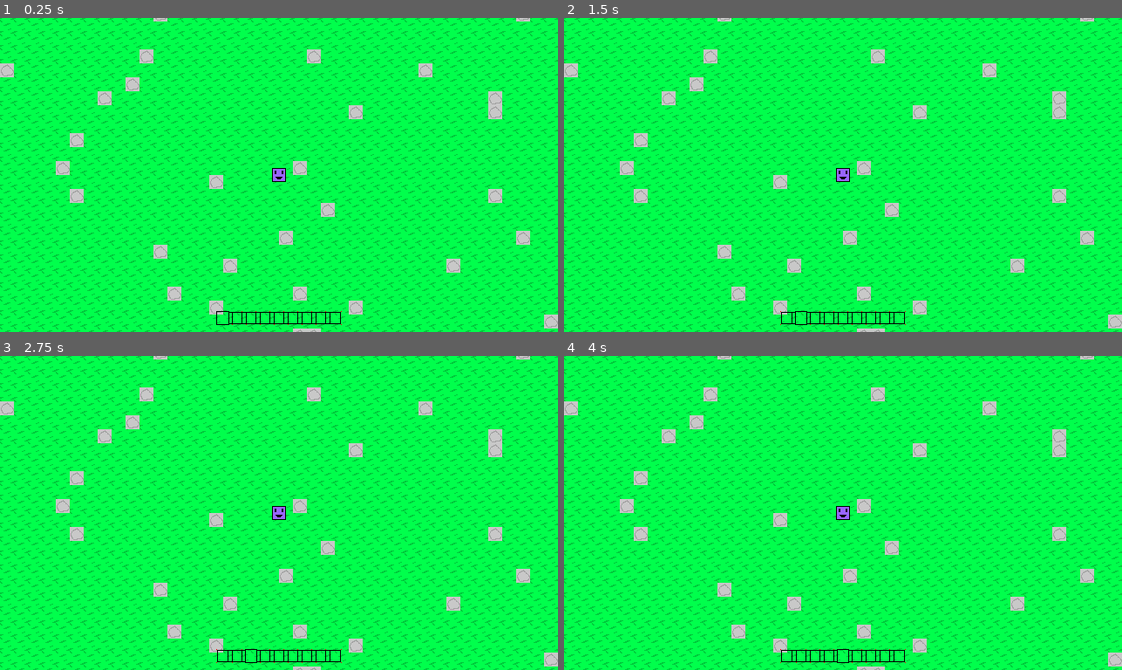
Above: before the commit, frames 1-4 (two rows, left to right).
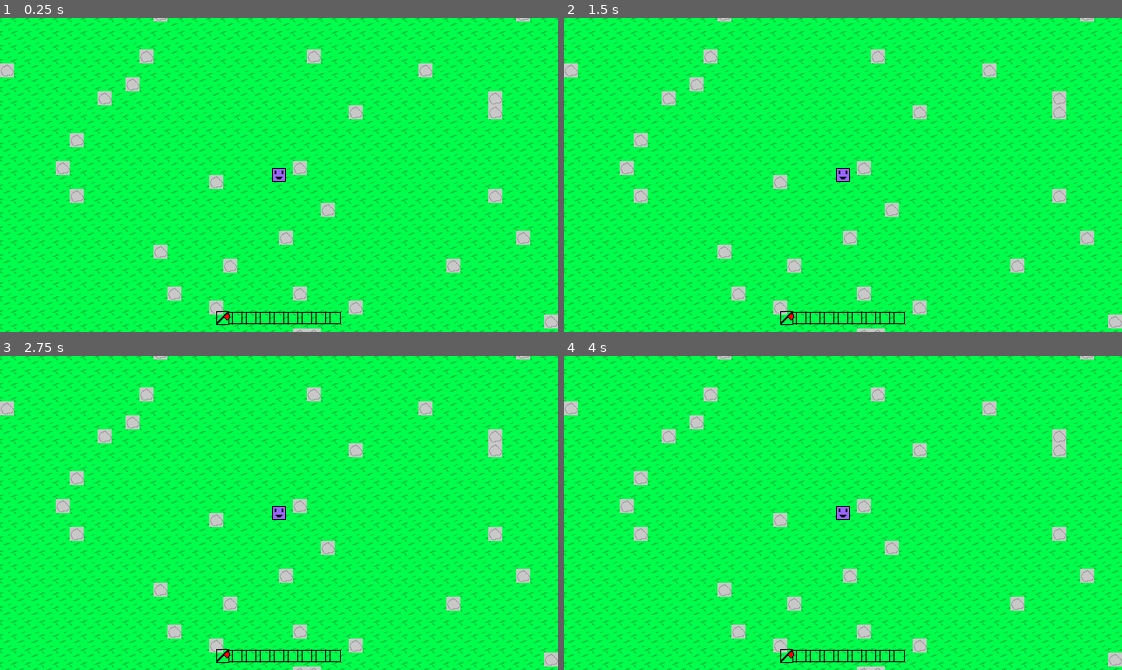
Above: after the commit, the same moments.

Repository: Pokebrouserkat/world
Game: Godot game, scene res://scenes/world.tscn
The game is run twice, just before and just after one commit, with the same random seed, the same clock (stepped at 60 frames per second) and the same inputs.
Inputs (mouse positions are in pixels of both pictures, inside the frame that each line leads up to):
- Up to frame 1 (0.25 s): no input
- Up to frame 2 (1.5 s): click (787, 319) at 0.52 s; click (798, 319) at 1.27 s
- Up to frame 3 (2.75 s): click (251, 657) at 2.02 s
- Up to frame 4 (4 s): click (831, 657) at 2.77 s; click (843, 657) at 3.52 s

The runs differ from the first frame. In frame 1, less than 0.1% of the frame differs, in the area x 38-42%, y 93-98%; in frame 2, 0.1%, in the area x 38-44%, y 93-98%; in frame 3, 0.1%; in frame 4, 0.1%.

Commit message:
Add axe item with inventory and drag-drop system
Player starts with an axe that can be dropped (Q key or drag out of
hotbar) and picked up automatically when walking near it. Items have
a 1 second delay before they can be picked up after being dropped.

🤖 Generated with [Claude Code](https://claude.com/claude-code)

Co-Authored-By: Claude <noreply@anthropic.com>

Diff:
--- /dev/null
+++ b/scenes/dropped_item.tscn
@@ -0,0 +1,17 @@
+[gd_scene load_steps=4 format=3]
+
+[ext_resource type="Script" path="res://scripts/dropped_item.gd" id="1_script"]
+[ext_resource type="Texture2D" path="res://sprites/plasticax.png" id="2_texture"]
+
+[sub_resource type="CircleShape2D" id="CircleShape2D_pickup"]
+radius = 8.0
+
+[node name="DroppedItem" type="Area2D"]
+script = ExtResource("1_script")
+
+[node name="Sprite2D" type="Sprite2D" parent="."]
+texture_filter = 1
+texture = ExtResource("2_texture")
+
+[node name="CollisionShape2D" type="CollisionShape2D" parent="."]
+shape = SubResource("CircleShape2D_pickup")
--- /dev/null
+++ b/scripts/dropped_item.gd
@@ -0,0 +1,22 @@
+class_name DroppedItem
+extends Area2D
+
+var item: Item
+var can_pickup: bool = false
+
+
+func _ready() -> void:
+	if item and item.texture:
+		$Sprite2D.texture = item.texture
+
+
+func set_item(new_item: Item) -> void:
+	item = new_item
+	if is_inside_tree() and item and item.texture:
+		$Sprite2D.texture = item.texture
+
+
+func enable_pickup_after_delay(delay: float = 0.5) -> void:
+	can_pickup = false
+	await get_tree().create_timer(delay).timeout
+	can_pickup = true
--- a/scripts/hotbar.gd
+++ b/scripts/hotbar.gd
@@ -1,11 +1,14 @@
 extends HBoxContainer
 
 signal slot_selected(index: int)
+signal item_dropped(item: Item, slot_index: int)
 
 @export var slot_count: int = 9
 
 var selected_slot: int = 0
 var slots: Array[TextureButton] = []
+var items: Array[Item] = []
+var item_icons: Array[TextureRect] = []
 
 # Textures for slot states
 var left_off: Texture2D
@@ -15,8 +18,14 @@
 var right_off: Texture2D
 var right_on: Texture2D
 
+# Drag state
+var dragging: bool = false
+var drag_from_slot: int = -1
+var drag_preview: TextureRect = null
+
 
 func _ready() -> void:
+	add_to_group("hotbar")
 	left_off = preload("res://sprites/leftbox.png")
 	left_on = preload("res://sprites/leftboxon.png")
 	mid_off = preload("res://sprites/midbox.png")
@@ -24,6 +33,10 @@
 	right_off = preload("res://sprites/rightbox.png")
 	right_on = preload("res://sprites/rightboxon.png")
 
+	# Initialize items array
+	for i in range(slot_count):
+		items.append(null)
+
 	_create_slots()
 	_update_slot_visuals()
 
@@ -33,9 +46,18 @@
 		var slot = TextureButton.new()
 		slot.texture_filter = CanvasItem.TEXTURE_FILTER_NEAREST
 		slot.stretch_mode = TextureButton.STRETCH_KEEP
-		slot.pressed.connect(_on_slot_pressed.bind(i))
+		slot.mouse_filter = Control.MOUSE_FILTER_STOP
 		add_child(slot)
 		slots.append(slot)
+
+		# Add item icon as child of slot
+		var icon = TextureRect.new()
+		icon.texture_filter = CanvasItem.TEXTURE_FILTER_NEAREST
+		icon.stretch_mode = TextureRect.STRETCH_KEEP_CENTERED
+		icon.mouse_filter = Control.MOUSE_FILTER_IGNORE
+		icon.set_anchors_preset(Control.PRESET_FULL_RECT)
+		slot.add_child(icon)
+		item_icons.append(icon)
 
 
 func _input(event: InputEvent) -> void:
@@ -49,6 +71,92 @@
 			select_slot((selected_slot - 1 + slot_count) % slot_count)
 		elif key == KEY_EQUAL or key == KEY_PLUS:
 			select_slot((selected_slot + 1) % slot_count)
+		elif key == KEY_Q:
+			_drop_selected_item()
+
+	# Handle drag and drop
+	if event is InputEventMouseButton:
+		if event.button_index == MOUSE_BUTTON_LEFT:
+			if event.pressed:
+				_start_drag(event.global_position)
+			else:
+				_end_drag(event.global_position)
+
+	if event is InputEventMouseMotion and dragging:
+		_update_drag(event.global_position)
+
+
+func _start_drag(pos: Vector2) -> void:
+	var slot_index = _get_slot_at_position(pos)
+	if slot_index >= 0 and items[slot_index] != null:
+		dragging = true
+		drag_from_slot = slot_index
+		select_slot(slot_index)
+
+		# Create drag preview
+		drag_preview = TextureRect.new()
+		drag_preview.texture = items[slot_index].texture
+		drag_preview.texture_filter = CanvasItem.TEXTURE_FILTER_NEAREST
+		drag_preview.mouse_filter = Control.MOUSE_FILTER_IGNORE
+		drag_preview.modulate.a = 0.7
+		get_tree().root.add_child(drag_preview)
+		drag_preview.global_position = pos - drag_preview.size / 2
+
+		# Hide original icon
+		item_icons[slot_index].modulate.a = 0.3
+
+
+func _update_drag(pos: Vector2) -> void:
+	if drag_preview:
+		drag_preview.global_position = pos - drag_preview.size / 2
+
+
+func _end_drag(pos: Vector2) -> void:
+	if not dragging:
+		return
+
+	var target_slot = _get_slot_at_position(pos)
+
+	if target_slot >= 0 and target_slot != drag_from_slot:
+		# Swap items between slots
+		var temp = items[target_slot]
+		items[target_slot] = items[drag_from_slot]
+		items[drag_from_slot] = temp
+		_update_item_icons()
+	elif target_slot < 0:
+		# Dropped outside hotbar - drop the item
+		var dropped_item = items[drag_from_slot]
+		items[drag_from_slot] = null
+		_update_item_icons()
+		item_dropped.emit(dropped_item, drag_from_slot)
+
+	# Restore original icon opacity
+	item_icons[drag_from_slot].modulate.a = 1.0
+
+	# Clean up drag preview
+	if drag_preview:
+		drag_preview.queue_free()
+		drag_preview = null
+
+	dragging = false
+	drag_from_slot = -1
+
+
+func _get_slot_at_position(global_pos: Vector2) -> int:
+	for i in range(slots.size()):
+		var slot = slots[i]
+		var rect = slot.get_global_rect()
+		if rect.has_point(global_pos):
+			return i
+	return -1
+
+
+func _drop_selected_item() -> void:
+	if items[selected_slot] != null:
+		var dropped_item = items[selected_slot]
+		items[selected_slot] = null
+		_update_item_icons()
+		item_dropped.emit(dropped_item, selected_slot)
 
 
 func select_slot(index: int) -> void:
@@ -56,10 +164,6 @@
 		selected_slot = index
 		_update_slot_visuals()
 		slot_selected.emit(index)
-
-
-func _on_slot_pressed(index: int) -> void:
-	select_slot(index)
 
 
 func _update_slot_visuals() -> void:
@@ -73,3 +177,37 @@
 			slot.texture_normal = right_on if is_selected else right_off
 		else:
 			slot.texture_normal = mid_on if is_selected else mid_off
+
+
+func _update_item_icons() -> void:
+	for i in range(slot_count):
+		if items[i] != null:
+			item_icons[i].texture = items[i].texture
+		else:
+			item_icons[i].texture = null
+
+
+func set_item(slot_index: int, item: Item) -> void:
+	if slot_index >= 0 and slot_index < slot_count:
+		items[slot_index] = item
+		_update_item_icons()
+
+
+func get_item(slot_index: int) -> Item:
+	if slot_index >= 0 and slot_index < slot_count:
+		return items[slot_index]
+	return null
+
+
+func get_selected_item() -> Item:
+	return get_item(selected_slot)
+
+
+func add_item(item: Item) -> bool:
+	# Find first empty slot
+	for i in range(slot_count):
+		if items[i] == null:
+			items[i] = item
+			_update_item_icons()
+			return true
+	return false
--- /dev/null
+++ b/scripts/item.gd
@@ -0,0 +1,12 @@
+class_name Item
+extends Resource
+
+@export var name: String = ""
+@export var texture: Texture2D
+
+
+static func create(item_name: String, item_texture: Texture2D) -> Item:
+	var item = Item.new()
+	item.name = item_name
+	item.texture = item_texture
+	return item
--- a/scripts/player.gd
+++ b/scripts/player.gd
@@ -2,20 +2,72 @@
 
 @export var run_speed: float = 160.0
 @export var walk_speed: float = 80.0
+@export var pickup_range: float = 32.0
+
+var hotbar: Node = null
+var dropped_item_scene: PackedScene = preload("res://scenes/dropped_item.tscn")
+var axe_texture: Texture2D = preload("res://sprites/plasticax.png")
+
+
+func _ready() -> void:
+	# Find hotbar and connect signals
+	await get_tree().process_frame
+	hotbar = get_tree().get_first_node_in_group("hotbar")
+	if hotbar == null:
+		hotbar = get_node_or_null("/root/Node2D/CanvasLayer/Hotbar")
+
+	if hotbar:
+		hotbar.item_dropped.connect(_on_item_dropped)
+		# Give player an axe at start
+		var axe = Item.create("Axe", axe_texture)
+		hotbar.set_item(0, axe)
 
 
 func _physics_process(_delta: float) -> void:
-    var input_dir = Vector2.ZERO
+	var input_dir = Vector2.ZERO
 
-    if Input.is_key_pressed(KEY_LEFT) or Input.is_key_pressed(KEY_A):
-        input_dir.x -= 1
-    if Input.is_key_pressed(KEY_RIGHT) or Input.is_key_pressed(KEY_D):
-        input_dir.x += 1
-    if Input.is_key_pressed(KEY_UP) or Input.is_key_pressed(KEY_W):
-        input_dir.y -= 1
-    if Input.is_key_pressed(KEY_DOWN) or Input.is_key_pressed(KEY_S):
-        input_dir.y += 1
+	if Input.is_key_pressed(KEY_LEFT) or Input.is_key_pressed(KEY_A):
+		input_dir.x -= 1
+	if Input.is_key_pressed(KEY_RIGHT) or Input.is_key_pressed(KEY_D):
+		input_dir.x += 1
+	if Input.is_key_pressed(KEY_UP) or Input.is_key_pressed(KEY_W):
+		input_dir.y -= 1
+	if Input.is_key_pressed(KEY_DOWN) or Input.is_key_pressed(KEY_S):
+		input_dir.y += 1
 
-    var current_speed = walk_speed if Input.is_key_pressed(KEY_SHIFT) else run_speed
-    velocity = input_dir.normalized() * current_speed
-    move_and_slide()
+	var current_speed = walk_speed if Input.is_key_pressed(KEY_SHIFT) else run_speed
+	velocity = input_dir.normalized() * current_speed
+	move_and_slide()
+
+	_try_pickup()
+
+
+func _try_pickup() -> void:
+	var dropped_items = get_tree().get_nodes_in_group("dropped_items")
+
+	for item_node in dropped_items:
+		var dropped: DroppedItem = item_node as DroppedItem
+		if dropped == null or not dropped.can_pickup:
+			continue
+
+		var dist = global_position.distance_to(dropped.global_position)
+		if dist < pickup_range and dropped.item and hotbar:
+			if hotbar.add_item(dropped.item):
+				dropped.queue_free()
+
+
+func _on_item_dropped(item: Item, _slot_index: int) -> void:
+	if item == null:
+		return
+
+	# Spawn dropped item in world near player
+	var dropped = dropped_item_scene.instantiate() as DroppedItem
+	dropped.set_item(item)
+	dropped.add_to_group("dropped_items")
+
+	# Drop slightly in front of player
+	var drop_offset = Vector2(16, 0).rotated(randf() * TAU)
+	dropped.global_position = global_position + drop_offset
+
+	get_parent().add_child(dropped)
+	dropped.enable_pickup_after_delay(1.0)
Binary file added: sprites/plasticax.png
Not shown, added: sprites/plasticax.png.import
